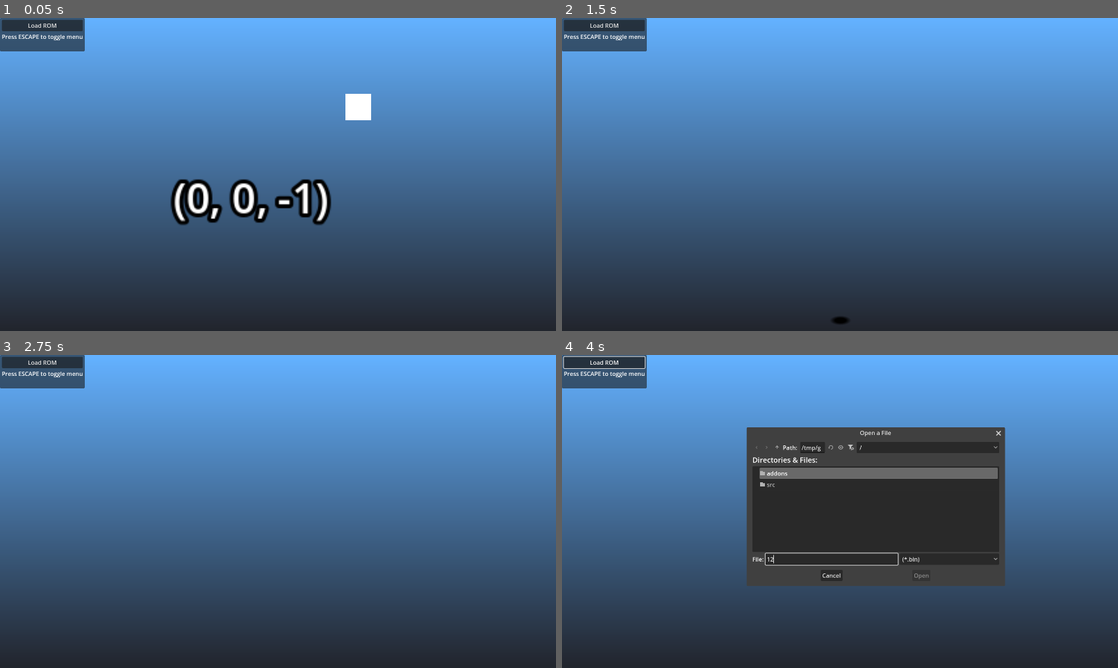
Above: before the commit, frames 1-4 (two rows, left to right).
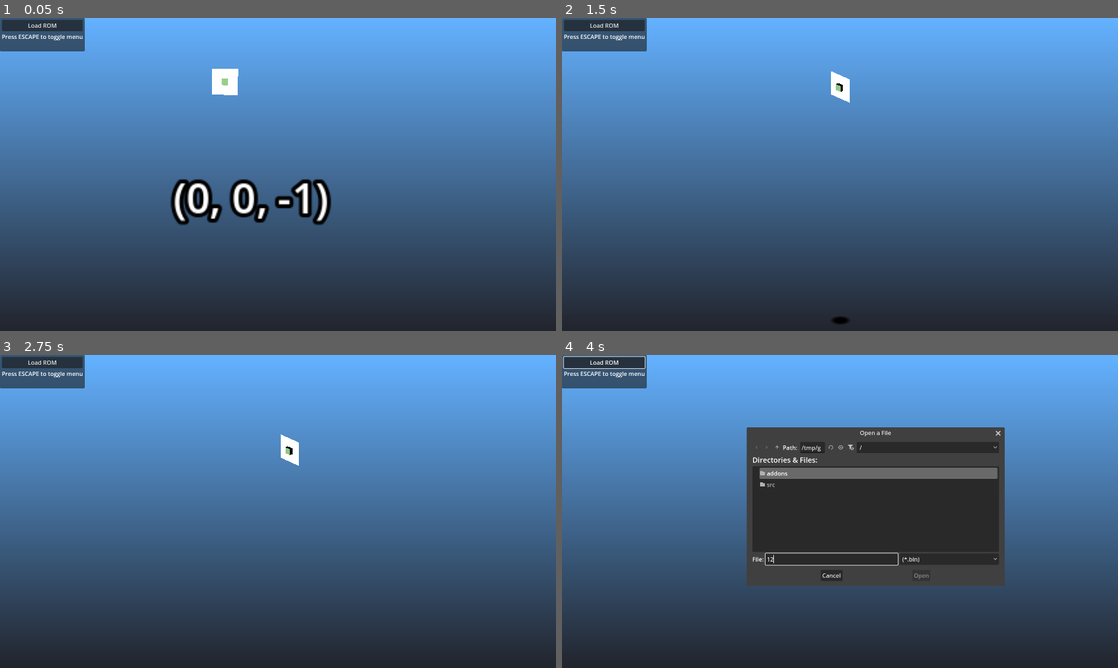
Above: after the commit, the same moments.

Repository: mrgudenheim/TacticsEngineG
Game: Godot game, scene res://src/Map/map_viewer.tscn
The game is run twice, just before and just after one commit, with the same random seed, the same clock (stepped at 60 frames per second) and the same inputs.
Inputs (mouse positions are in pixels of both pictures, inside the frame that each line leads up to):
- Up to frame 1 (0.05 s): no input
- Up to frame 2 (1.5 s): tap Enter (ui_accept) at 0.5, 0.77 s; move the mouse to (962, 158) at 0.52 s; hold D 0.53-1.25 s; tap Down (camera_down) at 0.6 s; click (962, 158) at 0.67 s; drag from (728, 190) to (812, 237) at 1.27 s
- Up to frame 3 (2.75 s): move the mouse to (333, 442) at 2.02 s; hold D from 2.03 s (still down); tap Right (camera_right) at 2.1 s
- Up to frame 4 (4 s): release D at 2.75 s; click "Load ROM" at 2.75 s; click (834, 558) at 3.52 s; type "12" at 3.6 s

The runs differ from the first frame. In frame 1, 0.8% of the frame differs, in the area x 38-67%, y 16-33%; in frame 2, 0.3%; in frame 3, 0.2%; in frame 4, less than 0.1%.
Error in both runs: Invalid access to property or key 'sequences' on a base object of type 'Nil'. (res://src/Unit/unit_animation_manager.gd:504)

Commit message:
added aditional viewer for vfx_frame

Diff:
--- a/src/Map/map_viewer.tscn
+++ b/src/Map/map_viewer.tscn
@@ -60,6 +60,18 @@
 fill_from = Vector2(0.5, 0.5)
 fill_to = Vector2(1, 0.5)
 metadata/_snap_enabled = true
+
+[sub_resource type="StandardMaterial3D" id="StandardMaterial3D_cqdh8"]
+shading_mode = 0
+
+[sub_resource type="QuadMesh" id="QuadMesh_l6aii"]
+material = SubResource("StandardMaterial3D_cqdh8")
+
+[sub_resource type="StandardMaterial3D" id="StandardMaterial3D_3osdg"]
+albedo_color = Color(0.728, 1, 0.68, 1)
+
+[sub_resource type="BoxMesh" id="BoxMesh_j8w6k"]
+material = SubResource("StandardMaterial3D_3osdg")
 
 [sub_resource type="StandardMaterial3D" id="StandardMaterial3D_05x7e"]
 
@@ -189,11 +201,12 @@
 grow_vertical = 2
 texture = SubResource("GradientTexture2D_1dnhu")
 
-[node name="Unit" type="Node3D" parent="." node_paths=PackedStringArray("controller", "animation_manager", "particle_vfx")]
+[node name="Unit" type="Node3D" parent="." node_paths=PackedStringArray("controller", "animation_manager", "particle_vfx", "vfx_frame_quad")]
 script = ExtResource("8_o41s4")
 controller = NodePath("CharacterBody3D")
 animation_manager = NodePath("CharacterBody3D/UnitAnimationManager")
 particle_vfx = NodePath("../CPUParticles3D")
+vfx_frame_quad = NodePath("CharacterBody3D/VfxFrameViewer")
 
 [node name="CharacterBody3D" type="CharacterBody3D" parent="Unit" node_paths=PackedStringArray("phantom_camera")]
 transform = Transform3D(0.707107, 0, 0.707107, 0, 0.999999, 0, -0.707107, 0, 0.707107, 0, 0, 0)
@@ -339,6 +352,15 @@
 size_flags_horizontal = 3
 editable = false
 
+[node name="VfxFrameViewer" type="MeshInstance3D" parent="Unit/CharacterBody3D"]
+transform = Transform3D(0.707107, 0, -0.707107, 0, 1, 0, 0.707107, 0, 0.707107, 0, 5, 0)
+mesh = SubResource("QuadMesh_l6aii")
+skeleton = NodePath("../../..")
+
+[node name="MeshInstance3D" type="MeshInstance3D" parent="Unit/CharacterBody3D/VfxFrameViewer"]
+transform = Transform3D(0.25, 0, 0, 0, 0.25, 0, 0, 0, 0.25, 0, 0, 0)
+mesh = SubResource("BoxMesh_j8w6k")
+
 [node name="SpriteViewer" type="Sprite3D" parent="."]
 transform = Transform3D(1, 0, 0, 0, 0.707107, 0.707107, 0, -0.707107, 0.707107, 0, 5, 0)
 visible = false
@@ -355,13 +377,22 @@
 mesh = SubResource("QuadMesh_foefj")
 
 [node name="CPUParticles3D" type="CPUParticles3D" parent="."]
-transform = Transform3D(1, 0, 0, 0, -4.37114e-08, -1, 0, 1, -4.37114e-08, 5, 4, -5)
+transform = Transform3D(1, 0, 0, 0, -4.37114e-08, -1, 0, 1, -4.37114e-08, 5, 0, -5)
 amount = 1
+lifetime = 1.2
 mesh = SubResource("QuadMesh_tjj5r")
+emission_shape = 4
+emission_points = PackedVector3Array(0, 0, -10)
+gravity = Vector3(0, 0, 0)
+radial_accel_min = -9.8
+radial_accel_max = -9.8
 
 [node name="MeshInstance3D" type="MeshInstance3D" parent="CPUParticles3D"]
 visible = false
 mesh = SubResource("BoxMesh_cqdh8")
+
+[node name="GPUParticles3D" type="GPUParticles3D" parent="."]
+visible = false
 
 [node name="Maps" type="Node3D" parent="."]
 
--- a/src/Unit/unit.gd
+++ b/src/Unit/unit.gd
@@ -9,6 +9,7 @@
 @export var animation_manager: UnitAnimationManager
 
 @export var particle_vfx: CPUParticles3D
+@export var vfx_frame_quad: MeshInstance3D
 
 var can_move: bool = true
 
@@ -171,5 +172,7 @@
 
 	animation_manager.unit_debug_menu.sprite_viewer.texture = ImageTexture.create_from_image(ability_data.vfx_data.vfx_spr.spritesheet)
 	particle_vfx.mesh = ability_data.vfx_data.get_frame_mesh(2, 0)
+	vfx_frame_quad.mesh = ability_data.vfx_data.get_frame_mesh(2, 0)
+
 
 	ability_set.emit(new_ability_id)
Not shown: 1 places in src/Map/map_viewer.tscn that only renumber resources
